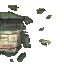
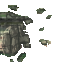
Layered file, before and after one edit (w=64, h=64). Changes by layer:
added group "Group 2" with 2 layers above "Group 1" over <box>0,12,48,56</box>
added layer "Layer 8" in group "Group 2" over <box>0,12,48,56</box>
moved "Layer 7" into group "Group 2", painted on it, unmasked it over <box>3,12,48,56</box>
